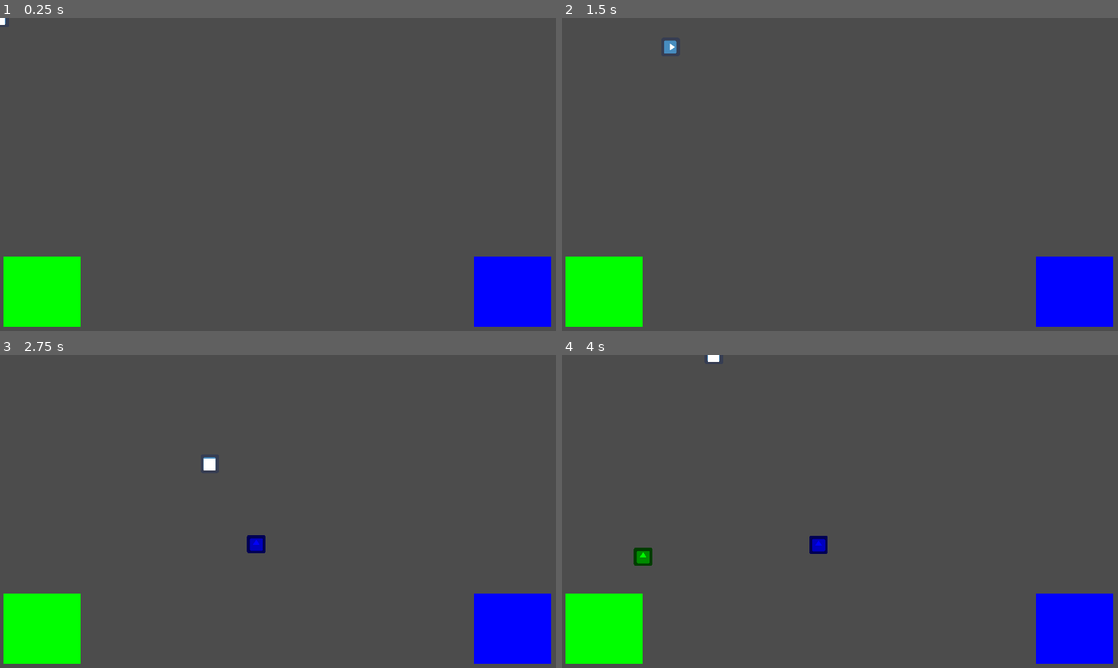
Above: before the commit, frames 1-4 (two rows, left to right).
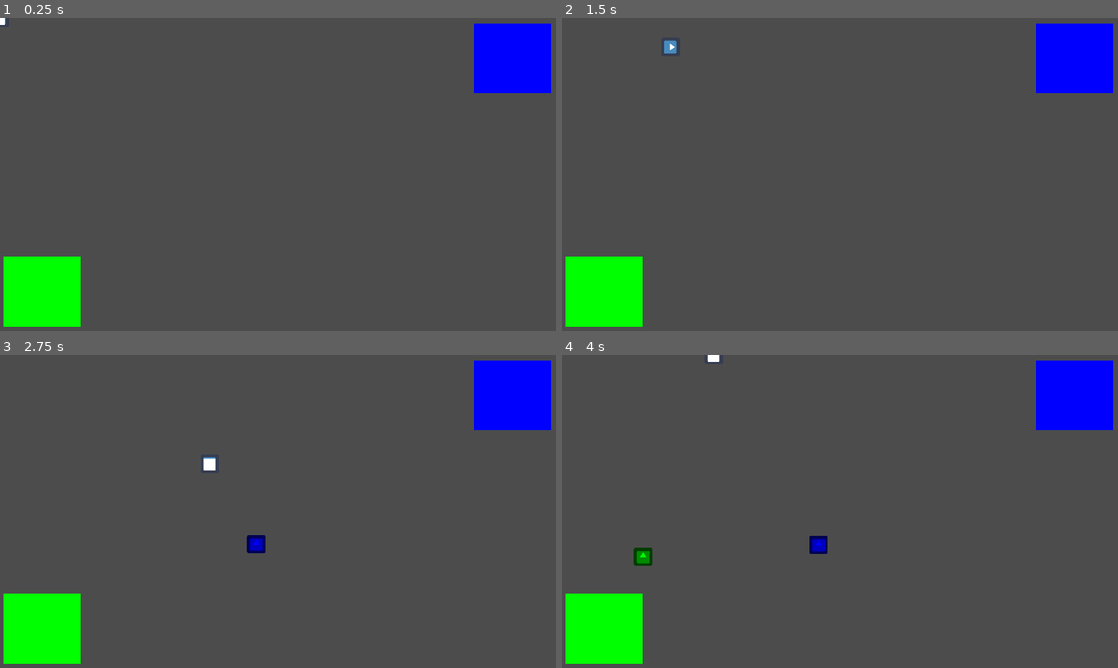
Above: after the commit, the same moments.

Repository: moisesjbc/ludum-dare-53
Game: Godot game, scene res://gameplay/main/main.tscn
The game is run twice, just before and just after one commit, with the same random seed, the same clock (stepped at 60 frames per second) and the same inputs. The engine's default icon, where the game draws it, is replaced by a stand-in: a white triangle on a blue panel in a dark square.
Inputs:
- Up to frame 1 (0.25 s): no input
- Up to frame 2 (1.5 s): tap Enter at 0.5 s; hold Right (ui_right) 0.53-1.28 s; tap Space at 0.77 s; hold Down (ui_down) from 1.28 s (still down)
- Up to frame 3 (2.75 s): tap Space at 1.52 s; release Down (ui_down) at 2.03 s; hold Right (ui_right) from 2.03 s (still down)
- Up to frame 4 (4 s): release Right (ui_right) at 2.78 s; hold Up (ui_up) 2.78-3.53 s; tap Space at 3.02, 3.77 s; hold Left (ui_left) from 3.53 s (still down)

The runs differ from the first frame. In frame 1, 6.2% of the frame differs, in the area x 85-100%, y 1-99%; in frame 2, 6.2%; in frame 3, 6.2%; in frame 4, 6.2%.

Commit message:
Move delivery zone to top right corner

Diff:
--- a/godot-project/gameplay/main/main.tscn
+++ b/godot-project/gameplay/main/main.tscn
@@ -9,7 +9,7 @@
 script = ExtResource( 4 )
 
 [node name="delivery_zone" parent="." instance=ExtResource( 3 )]
-position = Vector2( 1769, 945 )
+position = Vector2( 1769, 139 )
 
 [node name="delivery_zone2" parent="." instance=ExtResource( 3 )]
 position = Vector2( 145, 945 )
